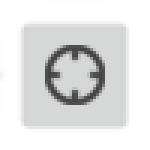
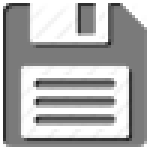
Comparing the layer stacks of the two 150 x 150 images. Changes:
removed layer "Capa 7 copia" over [45, 45, 105, 105]
added layer "Capa 12" above "Capa 11" over [3, 3, 147, 147]
hid "Capa 8", painted on it over [0, 3, 147, 147]
